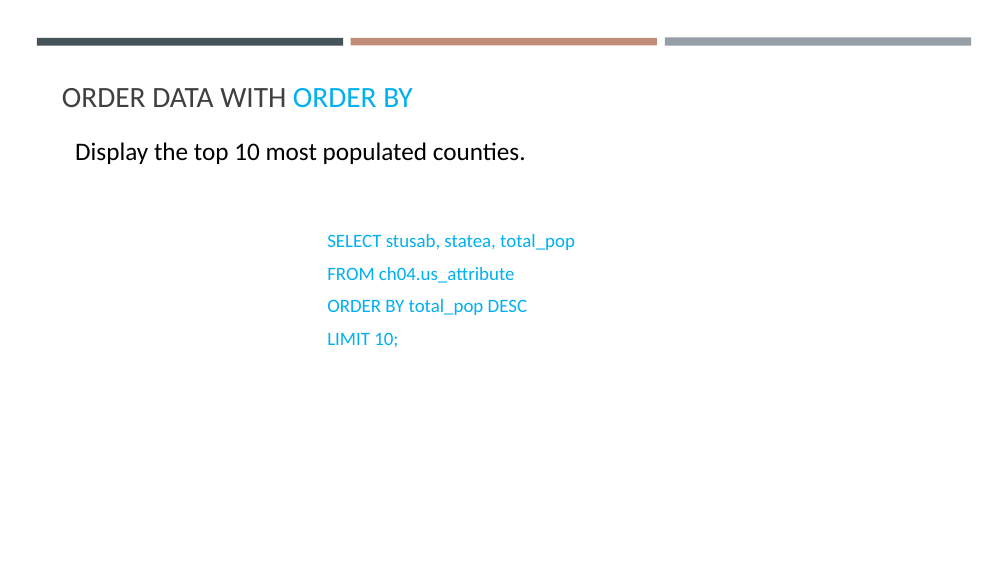
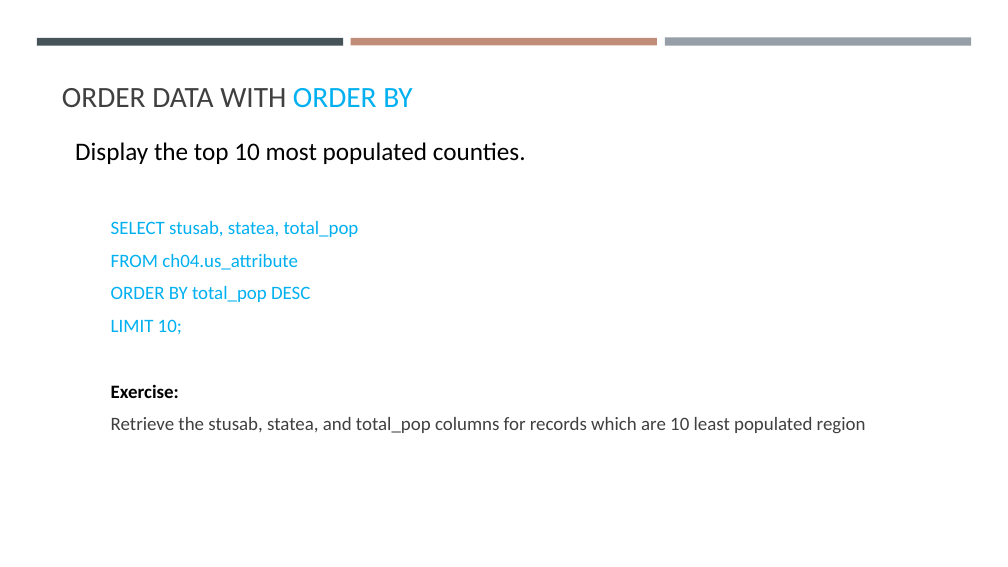
Before and after one commit to gisynw/ssj-376, a slide deck: slide 31 of docs/Lectures/Week04/Week04_SimpleSQL.pptx (slide 28 before the commit). Drawn at 1008x567 pixels with LibreOffice and Linux fonts; fonts in the diff are those of the drawing. Boxes give left, top, right and bottom in pixels: in the first picture for what was removed or moved away, otherwise in the second. Text is boxed around its words. In the diff, an @@ line names an element or a change of style, - is before the commit and + after.

```diff
--- a/docs/Lectures/Week04/Week04_SimpleSQL.pptx
+++ b/docs/Lectures/Week04/Week04_SimpleSQL.pptx
@@ text "SELECT stusab, statea, total_pop": place and size @@
-text "SELECT stusab, statea, total_pop" at (327,234,575,347)
+text "SELECT stusab, statea, total_pop" at (111,221,866,434)
@@ text at (111,384,866,434): paragraphs added @@
+Exercise:
+Retrieve the stusab, statea, and total_pop columns for records which are 10 least populated region
```
Also in this commit, not shown: 10 other slides changed, 12 slides added, 2 other files.
